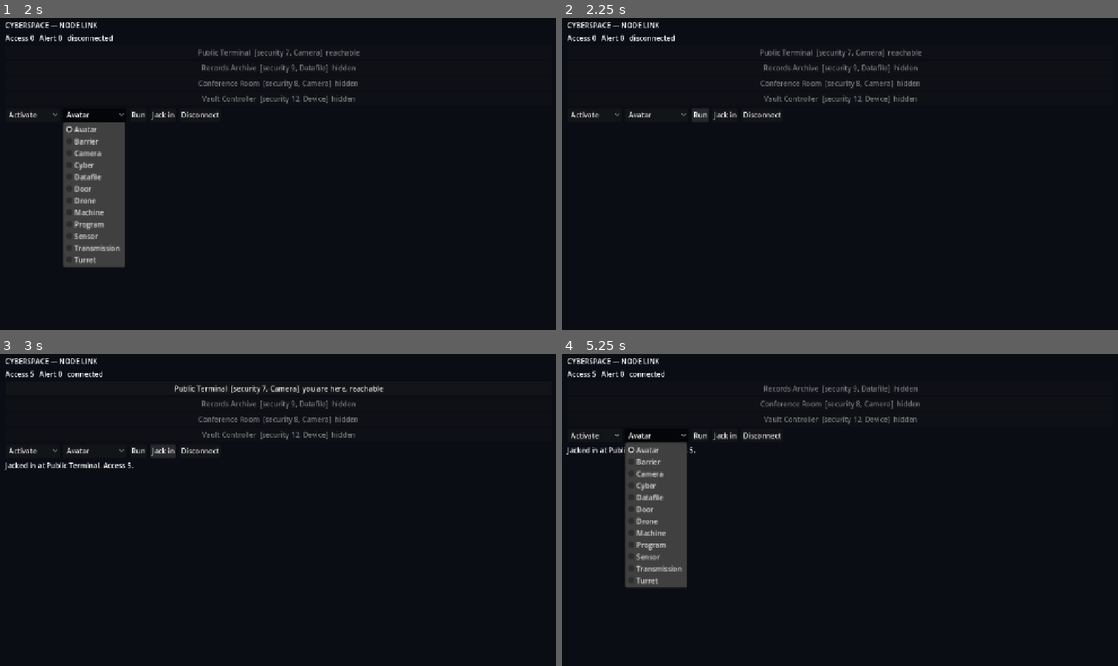
Above: before the commit, frames 1-4 (two rows, left to right).
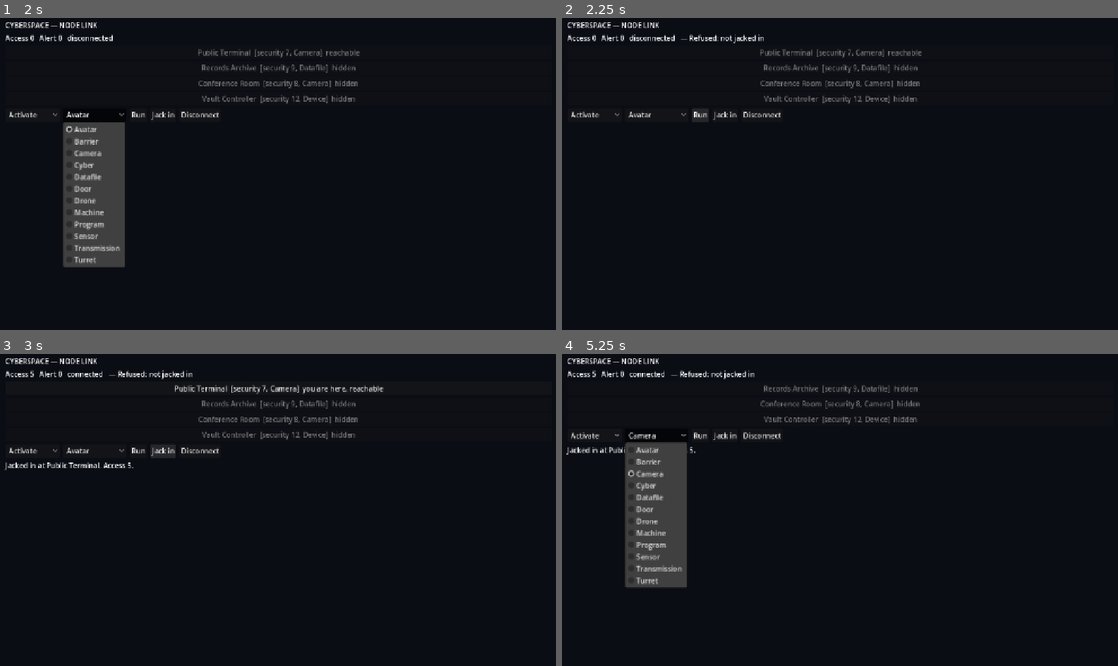
Above: after the commit, the same moments.

Repository: TomiToivio/NooPunk
Game: Godot game, scene res://scenes/node_link.tscn
Two runs of this game, one before a commit and one after it. Both use one fixed random seed, a clock stepped at 60 frames per second and the inputs below. This scene is started directly instead of the project's main scene.
Inputs (mouse positions are in pixels of both pictures, inside the frame that each line leads up to):
- Up to frame 1 (2 s): click "Activate" at 0.5 s; click "Avatar" at 1.25 s
- Up to frame 2 (2.25 s): click "Run" at 2 s
- Up to frame 3 (3 s): click "Jack in" at 2.75 s
- Up to frame 4 (5.25 s): click "Public Terminal [security 7, …" at 3.5 s; click "Activate" at 4.25 s; click (656, 435) at 5 s, where only the run after the commit has a clickable "Camera"

Frame 1 is identical in both runs. In frame 2, 0.2% of the frame differs, in the area x 21-37%, y 5-9%; in frame 3, 0.2%; in frame 4, 0.3%, in the area x 11-35%, y 5-40%.
Error before the commit: Attempted to free a locked object (calling or emitting). (res://godot/ui/node_link.gd:148)
Error after the commit: Attempted to free a locked object (calling or emitting). (res://godot/ui/node_link.gd:235)

Commit message:
fix: play the hacking screen and repair what a player actually hits
Ran every scene windowed under Xvfb and then played the hacking loop against the Romppainen mission's own network. No scene crashed - the bugs were in what the player sees and can do.

Two node-link screens existed: godot/ui/node_link.gd (Verb/Subject model, its own test) and godot/ui/hacking_screen.gd (merged in #878). One is now canonical - the Verb/Subject screen, because that is the SRD's program model - and the duplicate, its scene and its test are gone. The menu points at scenes/node_link.tscn, and the canonical screen gained open_mission() so it loads the mission's recorded network instead of only its sample.

Three player-visible bugs, all found by playing rather than by the suite: a refusal was written to the status label and then immediately overwritten by the refresh that follows, so the player never saw why anything failed; the Subject dropdown defaulted to the catalogue's first entry and the Verb dropdown did too, so the first Run on any node was guaranteed to be refused with a reason ('subject not present on node') that named nothing the player could act on. The dropdowns now follow the node, and a refusal survives the refresh. The access log also claimed 'Access gained on X' while the pool never changed - it now says the node was accessed.

One engine warning fixed: ward.tscn's prompt and toast labels set size on centred anchors, which Godot overrides after _ready; both now set it deferred. -m Verified: 1355 Godot checks 0 failed; test_node_link 43 checks 0 failures; every scene launches windowed with no script errors; the hacking loop runs end to end - jack in, access lobby, shipping, manifest, run a Verb.

Diff:
--- a/godot/core/cwn_node_link.gd
+++ b/godot/core/cwn_node_link.gd
@@ -116,7 +116,7 @@
 
 	target["accessed"] = true
 	net["current"] = target_id
-	_say(net, "Access gained on %s (%d vs %d). Access pool %d." % [target["name"],
+	_say(net, "Accessed %s (%d vs %d). Access pool %d." % [target["name"],
 		int(check["total"]), int(difficulty["difficulty"]), int(net.get("access", 0))])
 	return {"ok": true, "success": true, "net": net, "check": check}
 
--- a/godot/tests/run_tests.gd
+++ b/godot/tests/run_tests.gd
@@ -25,7 +25,6 @@
 	"res://godot/tests/test_cwn_drugs.gd",
 	"res://godot/tests/test_rules_adapter.gd",
 	"res://godot/tests/test_combat.gd",
-	"res://godot/tests/test_hacking_screen.gd",
 	"res://godot/tests/test_hacking.gd",
 	"res://godot/tests/test_cwn_hacking_catalogue.gd",
 	"res://godot/tests/test_scene_flow.gd",
--- a/godot/tests/test_hacking_screen.gd
+++ /dev/null
@@ -1,103 +0,0 @@
-## The node-link screen: does a player actually reach the hacking rules?
-##
-## The kernel has its own tests; these rows prove the *screen* wires them up — that a node press spends
-## CPU and Access, that an unreachable node is refused with the kernel's reason, and that the alert clock
-## reaches the presentation rather than staying inside the kernel.
-extends RefCounted
-
-const Screen := preload("res://godot/ui/hacking_screen.gd")
-const Rules := preload("res://godot/core/cwn_hacking.gd")
-
-
-class StubAdapter:
-	var face := 4
-	func attribute_modifier(score: int) -> int:
-		return (score - 10) / 2
-	func roll_die(sides: int) -> int:
-		return face
-
-
-func _eq(name: String, actual: Variant, expected: Variant) -> Array:
-	return [name, actual == expected, "got %s; expected %s" % [str(actual), str(expected)]]
-
-
-func _network() -> Dictionary:
-	return {
-		"entry": "entry",
-		"nodes": {
-			"entry": {"links": ["records"], "verbs": [], "pos": [0, 0]},
-			"records": {"links": ["entry", "vault"], "verbs": ["query"], "security": 7, "pos": [1, 0]},
-			"vault": {"links": ["records"], "verbs": ["control"], "security": 9, "access_required": 2, "pos": [2, 0]},
-			"isolated": {"links": [], "verbs": [], "pos": [3, 0]},
-		},
-	}
-
-
-func _deck() -> Dictionary:
-	return {"cpu": 6, "access": 3, "programs": ["query", "control"], "program_rank": 1, "int": 12}
-
-
-func _screen() -> Object:
-	var screen: Object = Screen.new()
-	screen.setup(StubAdapter.new(), _network(), _deck())
-	return screen
-
-
-func run() -> Array:
-	var rows: Array = []
-	var screen := _screen()
-	var kernel: Object = screen.kernel
-
-	rows.append(_eq("every network node gets a button", screen._buttons.size(), 4))
-	rows.append(_eq("the entry node starts connected", kernel.is_node_connected("entry"), true))
-	rows.append(_eq("a node with no path is not connected", kernel.is_node_connected("vault"), false))
-	rows.append(_eq("links are drawn for the network", screen._nodes_layer.get_child_count() > 4, true))
-
-	# Pressing a reachable node connects it and spends a CPU point.
-	var cpu_before := int(kernel.deck["cpu"])
-	screen._buttons["records"].emit_signal("pressed")
-	rows.append(_eq("pressing a reachable node connects it", kernel.is_node_connected("records"), true))
-	rows.append(_eq("connecting spends CPU", int(kernel.deck["cpu"]) < cpu_before, true))
-	rows.append(_eq("the node shows as connected", screen._buttons["records"].modulate.g > 0.9, true))
-
-	# Pressing an unreachable node is refused, and the kernel's own reason is surfaced.
-	screen._buttons["isolated"].emit_signal("pressed")
-	rows.append(_eq("an unreachable node stays disconnected", kernel.is_node_connected("isolated"), false))
-	rows.append(_eq("the refusal reaches the log", screen._log_label.get_parsed_text().contains("no_path"), true))
-
-	# A verb button exists for a connected node's verbs, and running it reaches the kernel.
-	screen._on_node_pressed("records")
-	rows.append(_eq("verbs are offered once connected", screen._verbs_panel.get_child_count() >= 1, true))
-	var access_before := int(kernel.deck["access"])
-	screen._on_verb_pressed("records", "query")
-	rows.append(_eq("a verb spends Access", int(kernel.deck["access"]) < access_before, true))
-	rows.append(_eq("the verb is recorded in the kernel log", kernel.log.size() >= 2, true))
-
-	# A verb the deck does not carry is refused with the kernel's reason.
-	var no_program := _screen()
-	no_program.kernel.deck["programs"] = []
-	no_program._on_node_pressed("records")
-	no_program._on_verb_pressed("records", "query")
-	rows.append(_eq("a missing program is refused", no_program._log_label.get_parsed_text().contains("no_program"), true))
-
-	# The alert clock reaches the presentation.
-	kernel.failures = 3
-	kernel.alert_actions = 1
-	screen._refresh()
-	rows.append(_eq("the alert clock is shown", screen._status.text.contains("alert 1/2"), true))
-	kernel.alarm = true
-	screen._refresh()
-	rows.append(_eq("an alarm is shown", screen._status.text.contains("ALARM"), true))
-	rows.append(_eq("an alarm disables the nodes", screen._buttons["records"].disabled, true))
-
-	# The screen must be reachable from the menu path, not only from a test fixture.
-	var from_mission: Object = Screen.new()
-	rows.append(_eq("the warehouse mission opens on the screen",
-		from_mission.open_mission("res://godot/scenarios/mvp_romppainen/mission.json", 7), true))
-	rows.append(_eq("the mission's nodes are drawn", from_mission._buttons.size() >= 2, true))
-	rows.append(_eq("the mission entry point is connected",
-		from_mission.kernel.is_node_connected("lobby"), true))
-	rows.append(_eq("a missing mission file is refused",
-		from_mission.open_mission("res://godot/scenarios/nope/mission.json"), false))
-
-	return rows
--- a/godot/tests/test_node_link.gd
+++ b/godot/tests/test_node_link.gd
@@ -123,6 +123,55 @@
 		_ok("the network rows are drawn", screen._node_rows.get_child_count() == 4)
 		screen.queue_free()
 
+	# --- a refusal must survive the refresh that follows it (it used to be overwritten) ---
+	var screen2: Node = scene.instantiate() if scene != null else null
+	if screen2 != null:
+		Engine.get_main_loop().root.add_child(screen2)
+		screen2.build()
+		screen2._on_run()
+		_ok("a refused action is still visible after the refresh",
+			String(screen2._status.text).contains("Refused"))
+		screen2.queue_free()
+
+	# --- the mission's recorded network can be played, not just the sample ---
+	var mission_screen: Node = load("res://scenes/node_link.tscn").instantiate()
+	Engine.get_main_loop().root.add_child(mission_screen)
+	_ok("the warehouse mission loads",
+		mission_screen.open_mission("res://godot/scenarios/mvp_romppainen/mission.json", 2, 2, 2))
+	_eq("the mission's three nodes are drawn", mission_screen.net["nodes"].size(), 3)
+	_eq("the mission entry point is kept", String(mission_screen.net["entry"]), "lobby")
+	_ok("a missing mission file is refused",
+		not mission_screen.open_mission("res://godot/scenarios/absent/mission.json"))
+	_ok("a refusal leaves the loaded network in place",
+		int(mission_screen.net["nodes"].size()) == 3)
+	mission_screen.queue_free()
+
+	# --- the dropdowns must follow the node, or the first Run is always refused ---
+	var follow: Node = load("res://scenes/node_link.tscn").instantiate()
+	Engine.get_main_loop().root.add_child(follow)
+	follow.build()
+	follow.net["nodes"][0]["accessed"] = true
+	follow.net["current"] = String(follow.net["nodes"][0]["id"])
+	follow._sync_subject_to_node()
+	follow._sync_verb_to_node()
+	_eq("the Subject follows the node",
+		follow._subjects.get_item_text(follow._subjects.selected),
+		String(follow.net["nodes"][0]["subject"]))
+	var chosen_verb: Dictionary = NodeLink.verbs().get(
+		follow._verbs.get_item_text(follow._verbs.selected), {})
+	var chosen_subject: Dictionary = NodeLink.subjects().get(
+		follow._subjects.get_item_text(follow._subjects.selected), {})
+	_ok("the Verb can target that Subject",
+		Array(chosen_verb.get("target_types", [])).has(String(chosen_subject.get("subject_type", ""))))
+
+	# --- the log says what happened: a node was accessed, the pool did not grow ---
+	var wording := NodeLink.network([NodeLink.node("a", "A", 7, "Datafile", [])], "a")
+	NodeLink.jack_in(wording, 2, 2, 2)
+	NodeLink.attempt_access(wording, [6, 6], 2, 2, "a", 2)
+	_ok("the log records the access, not a gain of pool",
+		String(Array(wording["log"])[-1]).begins_with("Accessed"))
+	follow.queue_free()
+
 	return _rows
 
 
--- a/godot/ui/hacking_screen.gd
+++ /dev/null
@@ -1,229 +0,0 @@
-## Playable node-link hacking screen (CWN SRD §4.5, over the §4.2 kernel).
-##
-## The rules were already implemented in `godot/core/hacking.gd`; what was missing was any way for a
-## player to *reach* them. This screen is presentation and input only — every legality decision
-## (reachability, Access, CPU, the 2d6 check, the alert clock) is asked of the kernel, never re-derived
-## here. If a verb is refused, the refusal is the kernel's own `reason` string.
-##
-## Layout comes from the network data: each node may carry `pos: [col, row]`; nodes without one are laid
-## out in reading order. Links are drawn between node centres.
-extends Control
-
-const Hacking := preload("res://godot/core/hacking.gd")
-
-const CELL := Vector2(150, 96)
-const MARGIN := Vector2(28, 36)
-const NODE_SIZE := Vector2(124, 60)
-
-var kernel: Object = null
-var network: Dictionary = {}
-var deck_spec: Dictionary = {}
-
-var _built := false
-var _nodes_layer: Control
-var _status: Label
-var _log_label: RichTextLabel
-var _verbs_panel: VBoxContainer
-var _verbs_title: Label
-var _buttons: Dictionary = {}      # node_id -> Button
-var _selected := ""
-
-
-## Bind a rules adapter, a network and a deck, then build the screen.
-##
-## Building here rather than in `_ready` is deliberate: a `--script` runner adds nodes before the main
-## loop starts, so `_ready` does not run and a screen that waits for it would look empty to every test.
-func setup(rules_adapter: Object, network_data: Dictionary, deck: Dictionary) -> void:
-	network = network_data
-	deck_spec = deck
-	kernel = Hacking.new(rules_adapter, network_data, deck)
-	_build()
-	_refresh()
-
-
-## Open the network recorded in a mission file. Used by the menu so the screen is reachable without a
-## scenario author wiring it up; the mission's `network` and `deck` are the scenario's own data.
-func open_mission(path: String, roll_seed: int = 1) -> bool:
-	var text := FileAccess.get_file_as_string(path)
-	if text.is_empty():
-		return false
-	var parsed: Variant = JSON.parse_string(text)
-	if not (parsed is Dictionary):
-		return false
-	var mission: Dictionary = parsed
-	if not mission.has("network"):
-		return false
-	var adapter: Object = load("res://godot/core/rules_adapter.gd").new(
-		"res://data/rules/wn_core.json", roll_seed)
-	setup(adapter, Dictionary(mission["network"]), Dictionary(mission.get("deck", {})))
-	return true
-
-
-func _ready() -> void:
-	if not _built:
-		_build()
-		_refresh()
-
-
-func _build() -> void:
-	if _built:
-		return
-	_built = true
-	set_anchors_preset(Control.PRESET_FULL_RECT)
-
-	var background := ColorRect.new()
-	background.color = Color(0.04, 0.05, 0.07)
-	background.set_anchors_preset(Control.PRESET_FULL_RECT)
-	background.mouse_filter = Control.MOUSE_FILTER_IGNORE
-	add_child(background)
-
-	_nodes_layer = Control.new()
-	_nodes_layer.set_anchors_preset(Control.PRESET_FULL_RECT)
-	_nodes_layer.mouse_filter = Control.MOUSE_FILTER_IGNORE
-	add_child(_nodes_layer)
-	_build_nodes()
-
-	_status = Label.new()
-	_status.position = Vector2(MARGIN.x, 6)
-	_status.add_theme_color_override("font_color", Color(0.55, 0.85, 0.95))
-	add_child(_status)
-
-	_verbs_title = Label.new()
-	_verbs_title.text = "Select a node"
-	_verbs_title.position = Vector2(MARGIN.x, _canvas_size().y - 210)
-	add_child(_verbs_title)
-
-	_verbs_panel = VBoxContainer.new()
-	_verbs_panel.position = Vector2(MARGIN.x, _canvas_size().y - 186)
-	_verbs_panel.custom_minimum_size = Vector2(240, 120)
-	add_child(_verbs_panel)
-
-	_log_label = RichTextLabel.new()
-	_log_label.bbcode_enabled = true
-	_log_label.position = Vector2(_canvas_size().x - 320, 40)
-	_log_label.custom_minimum_size = Vector2(300, 260)
-	_log_label.scroll_active = true
-	add_child(_log_label)
-
-
-## Grid position for a node: explicit `pos` wins, otherwise reading order by key.
-func _canvas_size() -> Vector2:
-	return size if size.x > 1.0 else Vector2(1152, 648)
-
-
-func _node_position(node_id: String, index: int) -> Vector2:
-	var node: Dictionary = network.get("nodes", {}).get(node_id, {})
-	var pos: Array = node.get("pos", [])
-	var col := index % 4
-	var row := index / 4
-	if pos.size() >= 2:
-		col = int(pos[0])
-		row = int(pos[1])
-	return MARGIN + Vector2(col * CELL.x, row * CELL.y) + Vector2(0, 24)
-
-
-func _build_nodes() -> void:
-	for child in _nodes_layer.get_children():
-		child.queue_free()
-	_buttons.clear()
-	var ids: Array = network.get("nodes", {}).keys()
-	for index in ids.size():
-		var node_id := String(ids[index])
-		var button := Button.new()
-		button.text = node_id
-		button.size = NODE_SIZE
-		button.position = _node_position(node_id, index)
-		button.pressed.connect(_on_node_pressed.bind(node_id))
-		_nodes_layer.add_child(button)
-		_buttons[node_id] = button
-	_draw_links(ids)
-
-
-func _draw_links(ids: Array) -> void:
-	var drawn: Dictionary = {}
-	for node_id in ids:
-		var node: Dictionary = network["nodes"][node_id]
-		for link in node.get("links", []):
-			var other := String(link)
-			var key := "%s|%s" % [node_id, other]
-			var reverse := "%s|%s" % [other, node_id]
-			if drawn.has(key) or drawn.has(reverse) or not _buttons.has(other):
-				continue
-			drawn[key] = true
-			var line := Line2D.new()
-			var a: Button = _buttons[node_id]
-			var b: Button = _buttons[other]
-			line.points = PackedVector2Array([
-				a.position + NODE_SIZE * 0.5,
-				b.position + NODE_SIZE * 0.5,
-			])
-			line.width = 2.0
-			line.default_color = Color(0.35, 0.55, 0.75, 0.55)
-			line.z_index = -1
-			_nodes_layer.add_child(line)
-
-
-func _on_node_pressed(node_id: String) -> void:
-	if kernel == null:
-		return
-	_selected = node_id
-	if not kernel.is_node_connected(node_id):
-		var result: Dictionary = kernel.connect_node(node_id)
-		if not bool(result.get("ok", false)):
-			_append_log("connect %s refused: %s" % [node_id, String(result.get("reason", "?"))])
-		else:
-			_append_log("connected to %s (cpu %d, access %d)" % [node_id, int(result["cpu"]), int(result["access"])])
-	_refresh()
-
-
-func _on_verb_pressed(node_id: String, verb: String) -> void:
-	if kernel == null:
-		return
-	if not kernel.is_node_connected(node_id):
-		_append_log("%s is not connected" % node_id)
-		return
-	var result: Dictionary = kernel.act(node_id, verb)
-	if not bool(result.get("ok", kernel.done(node_id, verb))):
-		_append_log("%s/%s refused: %s" % [node_id, verb, String(result.get("reason", "?"))])
-	elif bool(result.get("success", false)):
-		_append_log("%s/%s succeeded" % [node_id, verb])
-	else:
-		_append_log("%s/%s failed (alert %d)" % [node_id, verb, int(result.get("alert_actions", 0))])
-	_refresh()
-
-
-func _refresh() -> void:
-	if kernel == null:
-		return
-	for node_id in _buttons:
-		var button: Button = _buttons[node_id]
-		var connected: bool = kernel.is_node_connected(node_id)
-		button.modulate = Color(0.55, 1.0, 0.65) if connected else Color(0.82, 0.82, 0.9)
-		button.disabled = bool(kernel.alarm)
-	var deck: Dictionary = kernel.deck
-	var alert_text := "ALARM" if bool(kernel.alarm) else "alert %d/2" % int(kernel.alert_actions)
-	_status.text = "CPU %d/%d   Access %d   failures %d   %s" % [
-		int(deck["cpu"]), int(deck["cpu_max"]), int(deck["access"]), int(kernel.failures), alert_text]
-	_status.add_theme_color_override("font_color", Color(1.0, 0.45, 0.45) if bool(kernel.alarm) else Color(0.55, 0.85, 0.95))
-	_refresh_verbs()
-
-
-func _refresh_verbs() -> void:
-	for child in _verbs_panel.get_children():
-		child.queue_free()
-	if _selected.is_empty():
-		_verbs_title.text = "Select a node"
-		return
-	_verbs_title.text = "%s — %s" % [_selected, "connected" if kernel.is_node_connected(_selected) else "reach it first"]
-	var node: Dictionary = network.get("nodes", {}).get(_selected, {})
-	for verb in node.get("verbs", []):
-		var button := Button.new()
-		button.text = String(verb) + ("  (done)" if kernel.done(_selected, String(verb)) else "")
-		button.pressed.connect(_on_verb_pressed.bind(_selected, String(verb)))
-		_verbs_panel.add_child(button)
-
-
-func _append_log(message: String) -> void:
-	if _log_label == null:
-		return
-	_log_label.append_text(message + "\n")
--- a/godot/ui/main_menu.gd
+++ b/godot/ui/main_menu.gd
@@ -39,8 +39,8 @@
 	var hacking := Button.new()
 	hacking.text = "Hacking — node link (warehouse network)"
 	hacking.pressed.connect(func() -> void:
-		var screen: Node = load("res://scenes/hacking/node_link.tscn").instantiate()
-		if not screen.open_mission("res://godot/scenarios/mvp_romppainen/mission.json", 7):
+		var screen: Node = load("res://scenes/node_link.tscn").instantiate()
+		if not screen.open_mission("res://godot/scenarios/mvp_romppainen/mission.json", 2, 2, 2):
 			screen.queue_free()
 			return
 		get_tree().root.add_child(screen)
--- a/godot/ui/node_link.gd
+++ b/godot/ui/node_link.gd
@@ -17,6 +17,8 @@
 var _program_rank := 2
 var _deck_bonus := 1
 var _rng := RandomNumberGenerator.new()
+var _message := ""
+var _built := false
 
 
 func _ready() -> void:
@@ -26,8 +28,9 @@
 ## Build the network and the widgets. Separate from `_ready` so a headless test can drive the screen in
 ## the same frame it instantiates it, instead of waiting for the tree to tick.
 func build() -> void:
-	if not net.is_empty():
-		return
+	if _built:
+		return
+	_built = true
 	_rng.randomize()
 	_build_sample_network()
 	_build_ui()
@@ -46,6 +49,44 @@
 	], "entrance")
 
 
+## Load a mission's recorded network and rebuild the screen around it.
+##
+## The mission stores nodes keyed by id with `security`, `verbs` and `links`; this screen's subject model
+## is the SRD's, so each node's verbs pick the Subject it exposes. A file that cannot be read leaves the
+## current network untouched rather than showing an empty screen.
+func open_mission(path: String, int_modifier: int = 2, program_rank: int = 2, deck_bonus: int = 1) -> bool:
+	var text := FileAccess.get_file_as_string(path)
+	if text.is_empty():
+		return false
+	var parsed: Variant = JSON.parse_string(text)
+	if not (parsed is Dictionary) or not Dictionary(parsed).has("network"):
+		return false
+	var network: Dictionary = Dictionary(parsed)["network"]
+	var nodes: Array = []
+	for node_id in Dictionary(network.get("nodes", {})).keys():
+		var row: Dictionary = Dictionary(network["nodes"][node_id])
+		var subject := "Datafile"
+		for verb in Array(row.get("verbs", [])):
+			if String(verb) == "control":
+				subject = "Device"
+			elif String(verb) == "query":
+				subject = "Datafile"
+		nodes.append(NodeLink.node(String(node_id), String(node_id).capitalize(),
+			int(row.get("security", 7)), subject, Array(row.get("links", []))))
+	if nodes.is_empty():
+		return false
+	net = NodeLink.network(nodes, String(network.get("entry", nodes[0]["id"])))
+	_int_modifier = int_modifier
+	_program_rank = program_rank
+	_deck_bonus = deck_bonus
+	if not _built:
+		_built = true
+		_build_ui()
+	_message = "Loaded " + path.get_file()
+	_refresh()
+	return true
+
+
 func _build_ui() -> void:
 	var background := ColorRect.new()
 	background.color = Color(0.04, 0.05, 0.08, 1.0)
@@ -123,6 +164,10 @@
 		_deck_bonus)
 	if result.has("error"):
 		_flash(String(result["error"]))
+	elif bool(result.get("success", false)):
+		_message = ""
+	_sync_subject_to_node()
+	_sync_verb_to_node()
 	_refresh()
 
 
@@ -136,8 +181,50 @@
 	_refresh()
 
 
+## Point the Subject dropdown at what the current node actually exposes.
+##
+## `run_verb` acts on the current node, so a dropdown left on the catalogue's first entry guarantees the
+## player's first Run is refused with a reason that does not say what was wanted.
+func _sync_subject_to_node() -> void:
+	if _subjects == null:
+		return
+	var current := String(net.get("current", ""))
+	var wanted := ""
+	for node in net.get("nodes", []):
+		if String(node.get("id", "")) == current:
+			wanted = String(node.get("subject", ""))
+			break
+	if wanted.is_empty():
+		return
+	for index in _subjects.item_count:
+		if _subjects.get_item_text(index) == wanted:
+			_subjects.select(index)
+			return
+
+
+## Point the Verb dropdown at something the node's Subject actually allows.
+##
+## Same defect as the Subject default: the catalogue's first Verb need not be able to target the
+## Subject on the node, so the player's first click was refused for a reason they could not act on.
+func _sync_verb_to_node() -> void:
+	if _verbs == null or _subjects == null:
+		return
+	var subject_name := _subjects.get_item_text(_subjects.selected)
+	var subject: Dictionary = NodeLink.subjects().get(subject_name, {})
+	if subject.is_empty():
+		return
+	var wanted_type := String(subject.get("subject_type", ""))
+	for index in _verbs.item_count:
+		var verb: Dictionary = NodeLink.verbs().get(_verbs.get_item_text(index), {})
+		if Array(verb.get("target_types", [])).has(wanted_type):
+			_verbs.select(index)
+			return
+
+
 func _flash(message: String) -> void:
-	_status.text = "Refused: " + message.replace("_", " ")
+	## Kept in state rather than written straight to the label: `_refresh()` runs immediately after and
+	## would overwrite it, so the player never saw why an attempt was refused.
+	_message = "Refused: " + message.replace("_", " ")
 
 
 func _refresh() -> void:
@@ -164,7 +251,8 @@
 		var node_id := String(entry["id"])
 		row.pressed.connect(func() -> void: _on_attempt(node_id))
 		_node_rows.add_child(row)
-	_status.text = "Access %d   Alert %d   %s" % [int(net.get("access", 0)), int(net.get("alert", 0)),
-		"connected" if bool(net.get("jacked_in", false)) else "disconnected"]
+	_status.text = "Access %d   Alert %d   %s%s" % [int(net.get("access", 0)), int(net.get("alert", 0)),
+		"connected" if bool(net.get("jacked_in", false)) else "disconnected",
+		("   — " + _message) if not _message.is_empty() else ""]
 	var log: Array = net.get("log", [])
 	_log.text = "\n".join(log.slice(maxi(0, log.size() - 6)))
--- a/scenes/hacking/node_link.tscn
+++ /dev/null
@@ -1,12 +0,0 @@
-[gd_scene load_steps=2 format=3]
-
-[ext_resource type="Script" path="res://godot/ui/hacking_screen.gd" id="1_hack"]
-
-[node name="NodeLinkScreen" type="Control"]
-layout_mode = 3
-anchors_preset = 15
-anchor_right = 1.0
-anchor_bottom = 1.0
-grow_horizontal = 2
-grow_vertical = 2
-script = ExtResource("1_hack")
--- a/scenes/lakkahaltia/ward.gd
+++ b/scenes/lakkahaltia/ward.gd
@@ -262,7 +262,7 @@
 	prompt_label = _label("", 18)
 	prompt_label.set_anchors_preset(Control.PRESET_CENTER_BOTTOM)
 	prompt_label.position = Vector2(-260, -70)
-	prompt_label.size = Vector2(520, 32)
+	prompt_label.set_deferred("size", Vector2(520, 32))
 	prompt_label.horizontal_alignment = HORIZONTAL_ALIGNMENT_CENTER
 	prompt_label.modulate = Color(0.95, 0.88, 0.6)
 	layer.add_child(prompt_label)
@@ -270,7 +270,7 @@
 	toast_label = _label("", 17)
 	toast_label.set_anchors_preset(Control.PRESET_CENTER_BOTTOM)
 	toast_label.position = Vector2(-400, -170)
-	toast_label.size = Vector2(800, 90)
+	toast_label.set_deferred("size", Vector2(800, 90))
 	toast_label.horizontal_alignment = HORIZONTAL_ALIGNMENT_CENTER
 	toast_label.autowrap_mode = TextServer.AUTOWRAP_WORD_SMART
 	toast_label.visible = false
Not shown, removed: godot/tests/test_hacking_screen.gd.uid
Not shown, removed: godot/ui/hacking_screen.gd.uid
